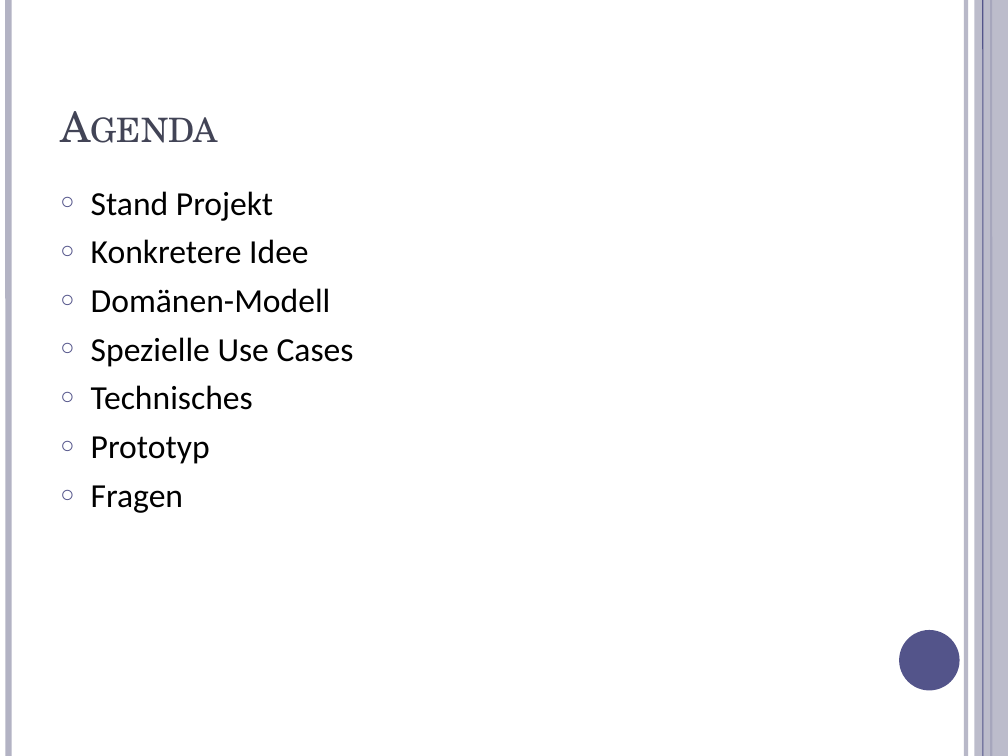
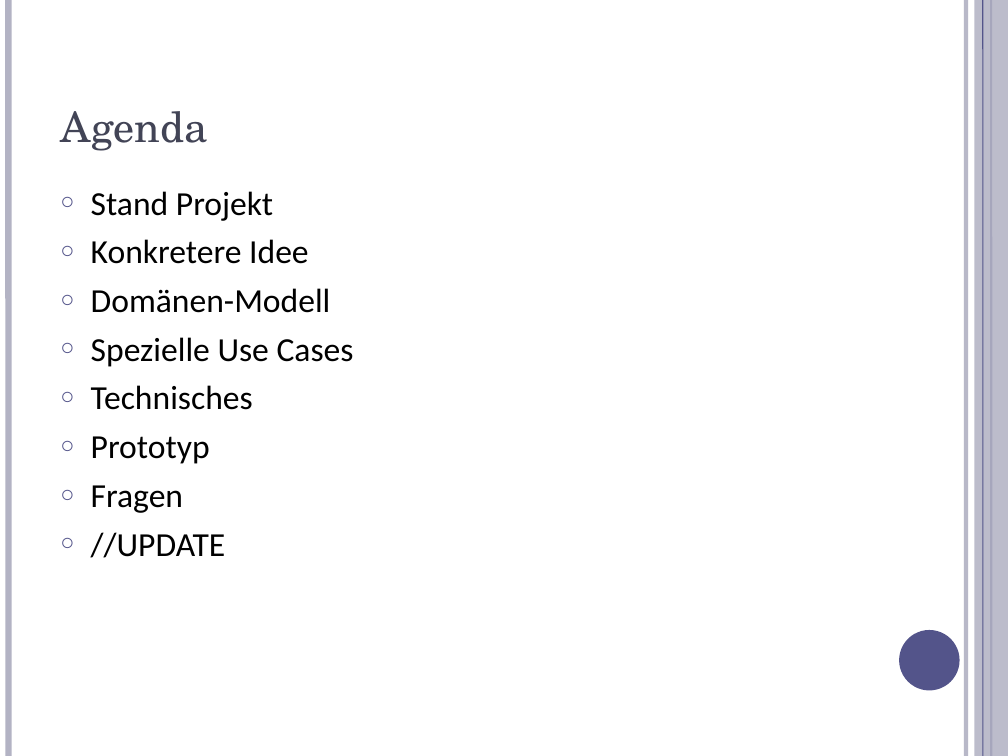
Before and after one commit to stoeffel/SEPS-GRP1, a slide deck: slide 2 of documentation/presentation/Analyse/presentation2.odp. Drawn at 1008x756 pixels with LibreOffice and Linux fonts; fonts in the diff are those of the drawing. Boxes give left, top, right and bottom in pixels: in the first picture for what was removed or moved away, otherwise in the second. Text is boxed around its words. In the diff, an @@ line names an element or a change of style, - is before the commit and + after.

```diff
--- a/documentation/presentation/Analyse/presentation2.odp
+++ b/documentation/presentation/Analyse/presentation2.odp
@@ title "Agenda" at bbox=[60, 111, 208, 151]: small capitals off @@
@@ text at bbox=[91, 532, 226, 558]: paragraph added @@
+○ //UPDATE
```
Also in this commit, not shown: 5 other slides changed, 3 slides added, 3 slides removed.
